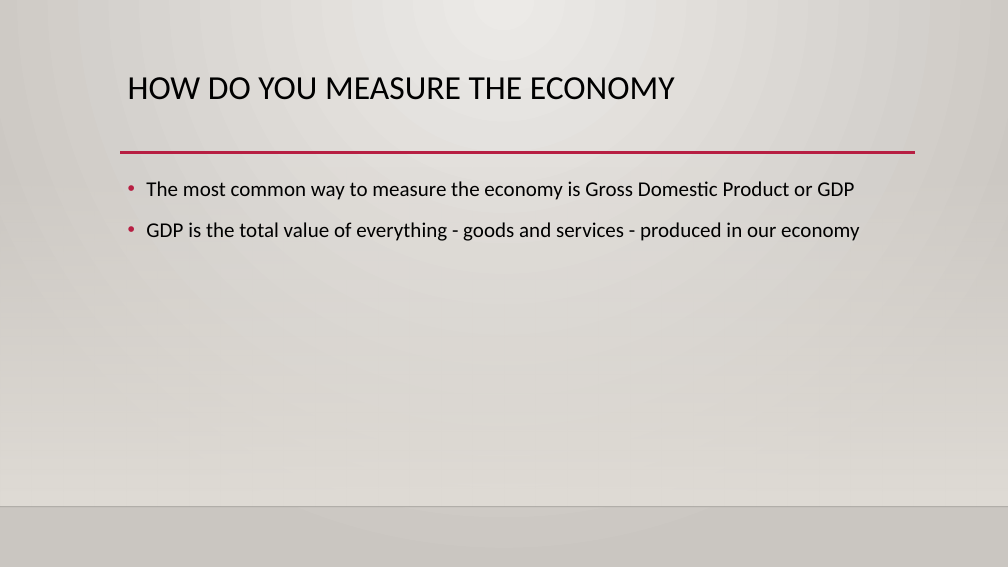
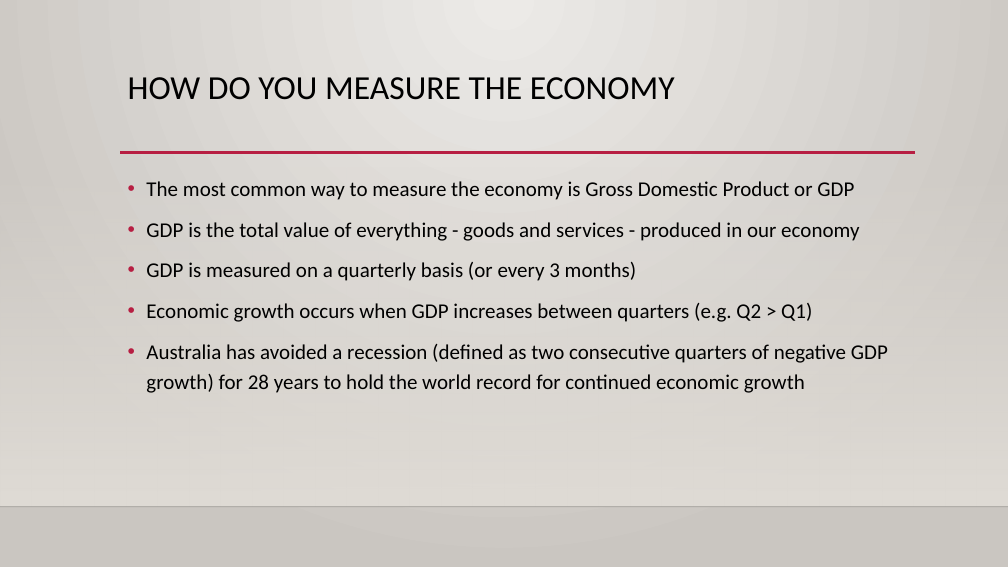
Before and after one commit to AbishekArunachalam/Forecasting-GDP-of-Australia, a slide deck: slide 3 of draft GDP presentation.pptx (slide 2 before the commit). Drawn at 1008x567 pixels with LibreOffice and Linux fonts; fonts in the diff are those of the drawing; background and template pictures are left out. Boxes give left, top, right and bottom in pixels: in the first picture for what was removed or moved away, otherwise in the second. Text is boxed around its words. In the diff, an @@ line names an element or a change of style, - is before the commit and + after.

```diff
--- a/draft GDP presentation.pptx
+++ b/draft GDP presentation.pptx
@@ text at <box>146,262,888,393</box>: paragraphs added @@
+• GDP is measured on a quarterly basis (or every 3 months)
+• Economic growth occurs when GDP increases between quarters (e.g. Q2 > Q1)
+• Australia has avoided a recession (defined as two consecutive quarters of negative GDP growth) for 28 years to hold the world record for continued economic growth
```
Also in this commit, not shown: 1 slide added.
